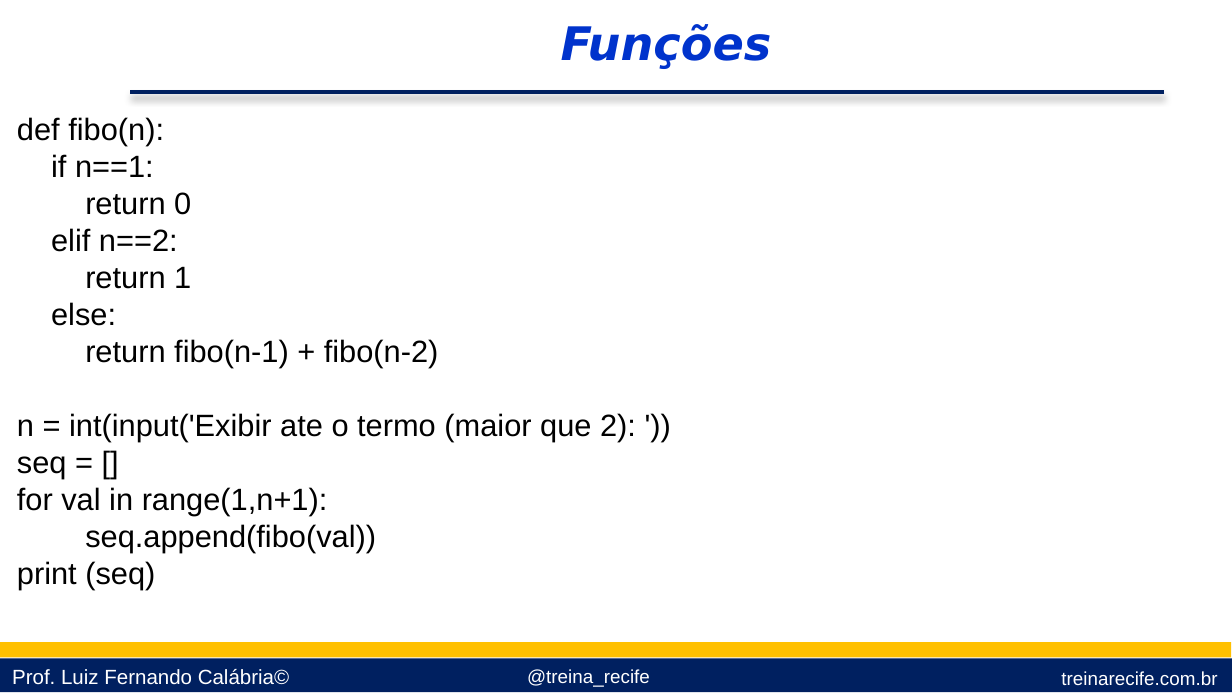
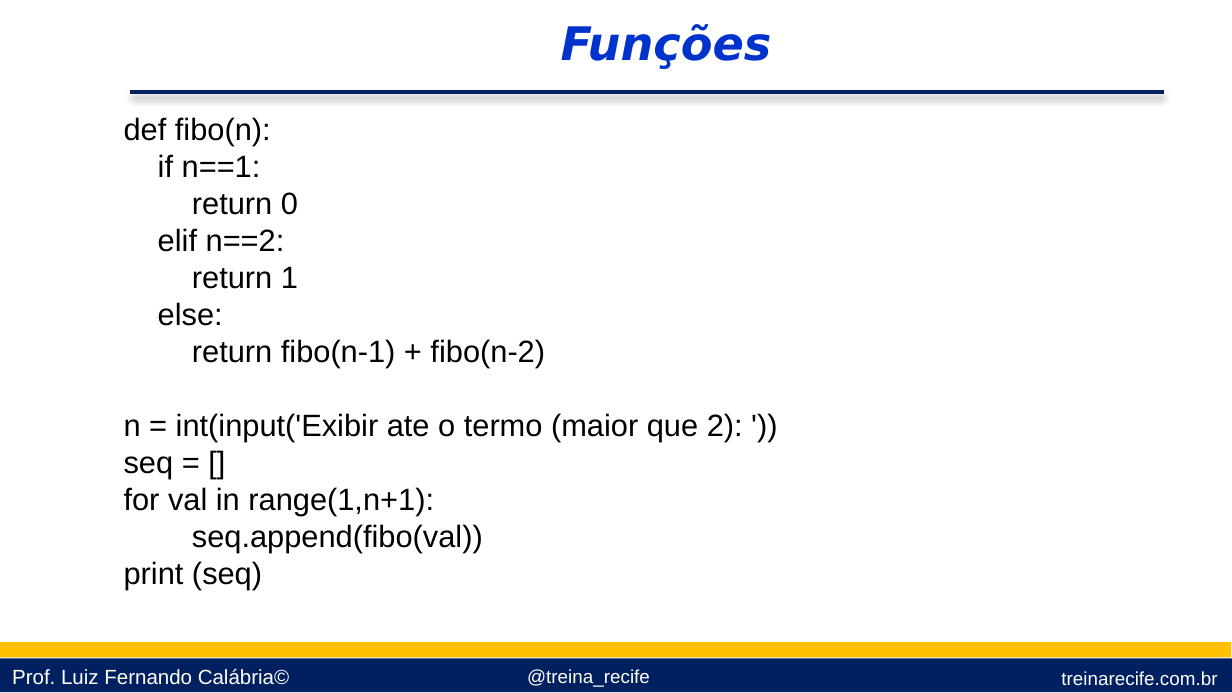
Before and after one commit to lfcalabria/pythonbasico, a slide deck: slide 8 of Apresentações/09 - Funçoes e Pacotes.pptx. Drawn at 1232x693 pixels with LibreOffice and Linux fonts; fonts in the diff are those of the drawing; background and template pictures are left out. Boxes give left, top, right and bottom in pixels: in the first picture for what was removed or moved away, otherwise in the second. Text is boxed around its words. In the diff, an @@ line names an element or a change of style, - is before the commit and + after.

```diff
--- a/Apresentações/09 - Funçoes e Pacotes.pptx
+++ b/Apresentações/09 - Funçoes e Pacotes.pptx
@@ text "def fibo(n):": place and size @@
-text "def fibo(n):" at bbox=[17, 117, 636, 589]
+text "def fibo(n):" at bbox=[124, 117, 743, 589]
```
Also in this commit, not shown: 9 other slides changed, 1 other file.
